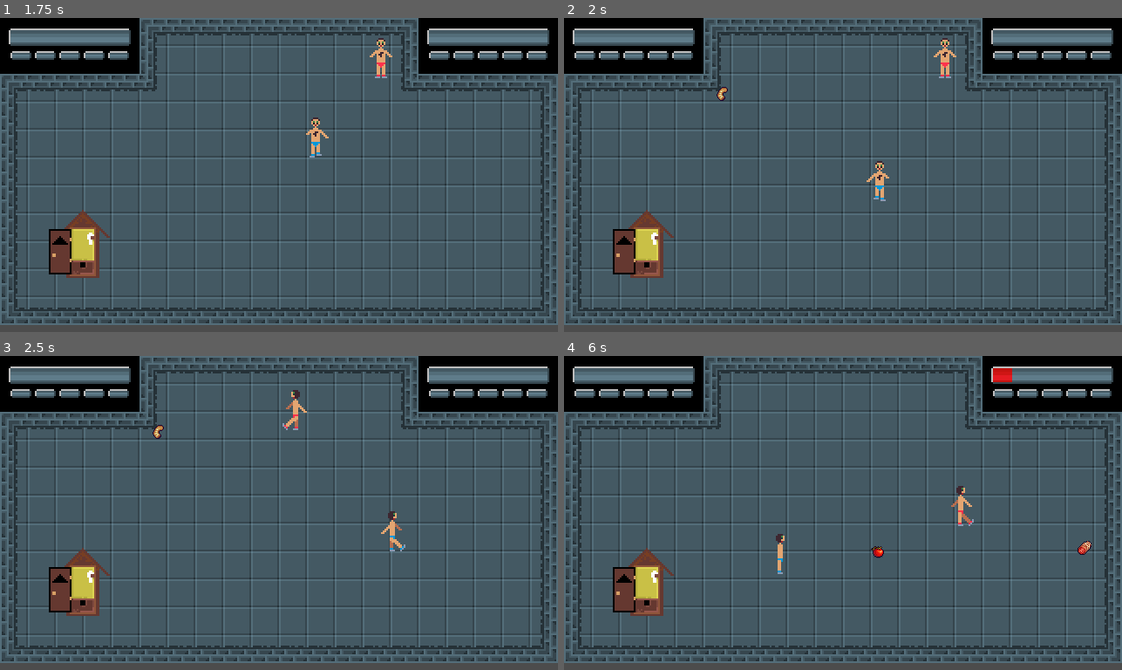
Above: before the commit, frames 1-4 (two rows, left to right).
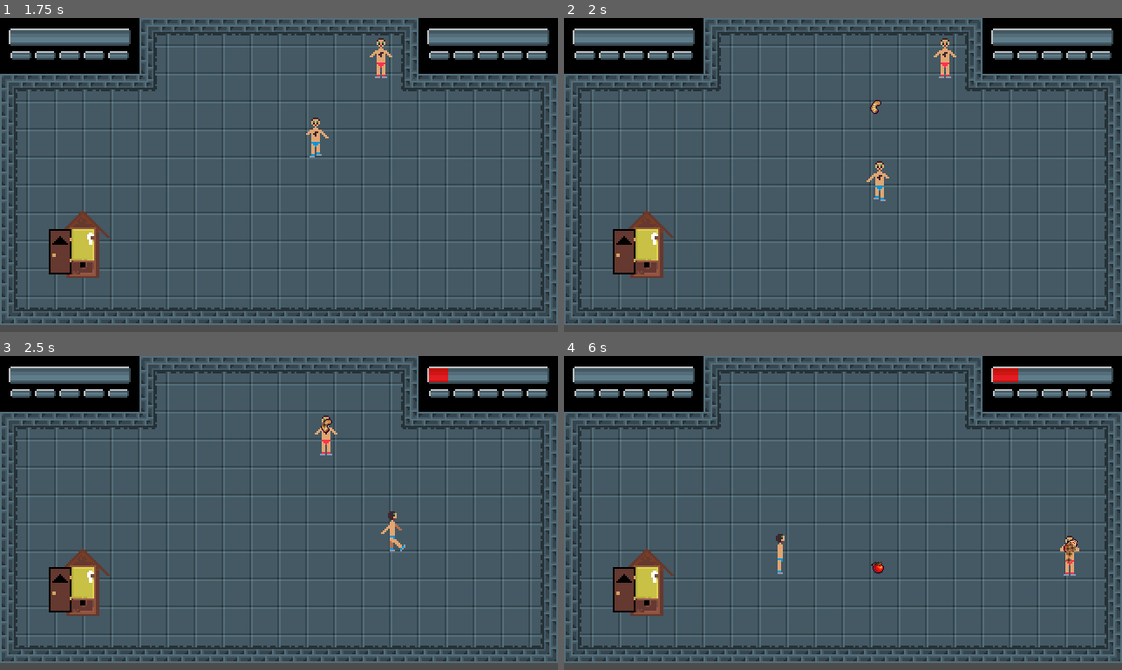
Above: after the commit, the same moments.

Repository: WhatevLD/ld41720
Game: Godot game, scene res://Root.tscn
Same seed, same stepped clock (60 frames per second), same inputs: the game is played once before the commit and once after it.
Inputs:
- Up to frame 1 (1.75 s): tap Enter at 0.5 s; hold Right (ui_right) 0.53-1.28 s; hold Down (ui_down) from 1.28 s (still down)
- Up to frame 2 (2 s): keep holding Down (ui_down)
- Up to frame 3 (2.5 s): release Down (ui_down) at 2.03 s; hold Right (ui_right) from 2.03 s (still down)
- Up to frame 4 (6 s): release Right (ui_right) at 2.78 s; hold Up (ui_up) 2.78-3.53 s; hold Left (ui_left) 3.53-5.03 s; hold Down (ui_down) 5.03-5.78 s; hold Right (ui_right) from 5.78 s (still down)

Frame 1 is identical in both runs. In frame 2, 0.1% of the frame differs, in the area x 27-57%, y 21-31%; in frame 3, 0.6%; in frame 4, 0.7%, in the area x 55-95%, y 3-70%.

Commit message:
Add export

Diff:
--- a/Timer.gd
+++ b/Timer.gd
@@ -9,37 +9,13 @@
 	rand.randomize()
 
 	var screen_size = get_viewport().get_visible_rect().size
-	# Bounding rectangles for spawns
-	var bottom = get_parent().get_node("PlayField").get_node("Bottom")
-	var top = get_parent().get_node("PlayField").get_node("Top")
-	var newX = (screen_size.x / 2) - bottom.shape.extents.x
-	var newXSize = bottom.shape.extents.x * 2
-	var newY = (screen_size.y / 2) - bottom.shape.extents.y
-	var newYSize = bottom.shape.extents.y * 2
-	var bottomRect = Rect2(newX, newY, newXSize, newYSize)
-
-	newX = (screen_size.x / 2) - top.shape.extents.x
-	newXSize = top.shape.extents.x * 2
-	newY = (screen_size.y / 2) - top.shape.extents.y
-	newYSize = top.shape.extents.y * 2
-	var topRect = Rect2(newX, newY, newXSize, newYSize)
-	#---------------------------------------
 	var food = Food.instance()
 
 	food.calories = rand.randi_range(1000, 10000)
 	food.tileId = rand.randi_range(0, 63)
 
-	var x = null
-	var y = null
-
-	while x == null:
-		x = rand.randf_range(16,screen_size.x - 16)
-		y = rand.randf_range(16,screen_size.y - 16)
-		if bottomRect.has_point(Vector2(x,y)) == true || topRect.has_point(Vector2(x,y)) == true:
-			break
-		else:
-			x = null
-			y = null
+	var x = rand.randf_range(16,screen_size.x - 16)
+	var y = rand.randf_range(42,screen_size.y - 16)
 
 	food.position.x = x
 	food.position.y = y
Not shown, added: export_presets.cfg
